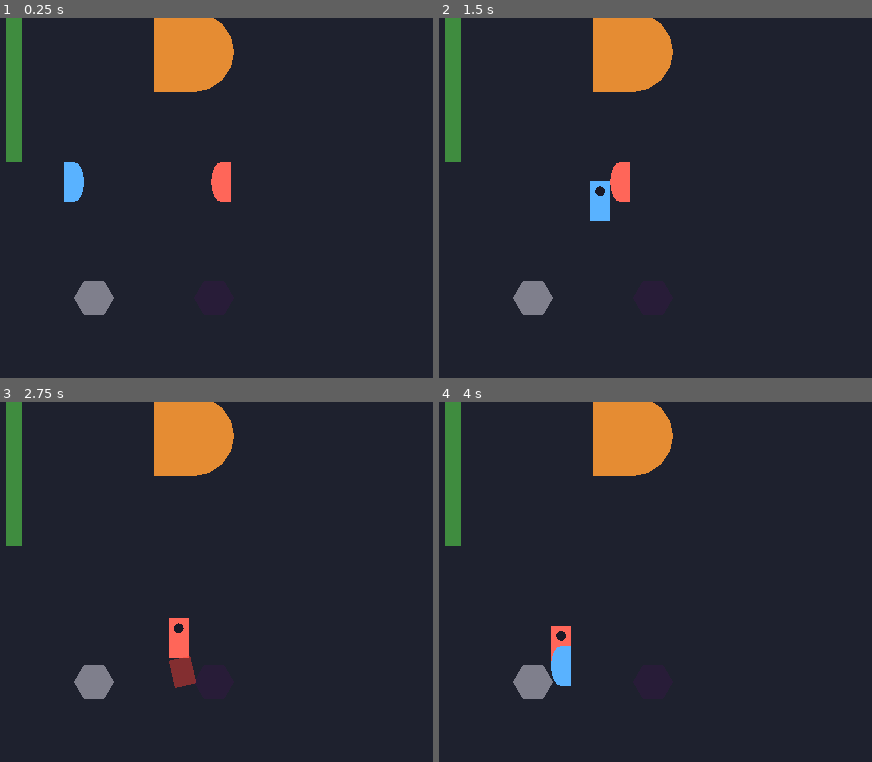
Above: before the commit, frames 1-4 (two rows, left to right).
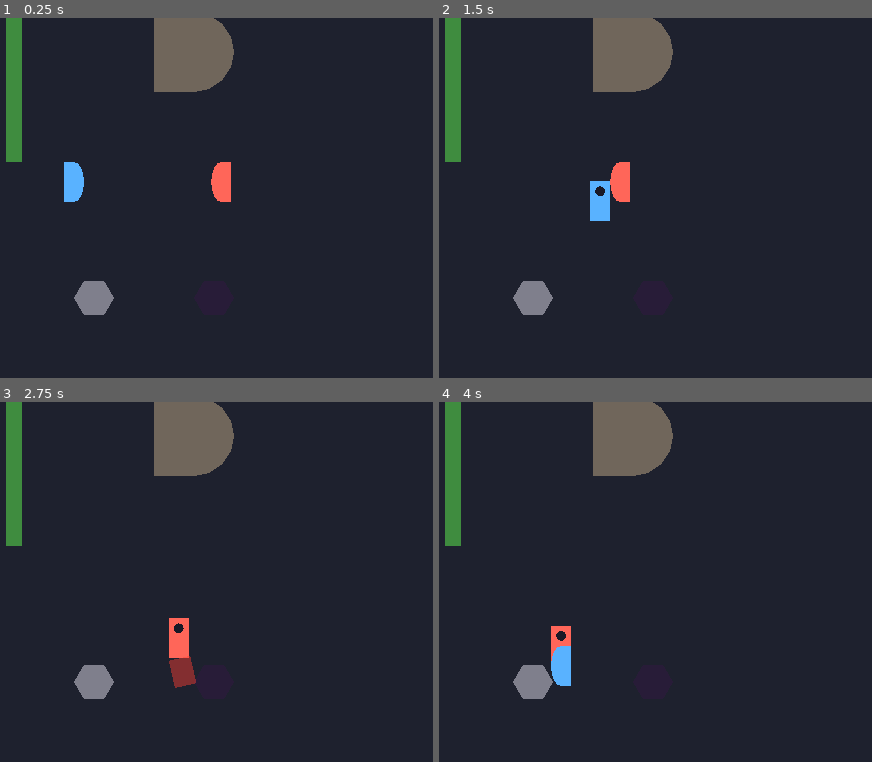
Above: after the commit, the same moments.

Repository: edgarsdzgz/kenslash
Game: Godot game, scene res://main.tscn
Two runs of this game, one before a commit and one after it. Both use one fixed random seed, a clock stepped at 60 frames per second and the inputs below. This scene is started directly instead of the project's main scene.
Inputs (mouse positions are in pixels of both pictures, inside the frame that each line leads up to):
- Up to frame 1 (0.25 s): no input
- Up to frame 2 (1.5 s): tap Enter at 0.5 s; move the mouse to (733, 180) at 0.52 s; hold D (move_right) 0.53-1.28 s; click (733, 180) at 0.6 s; tap Space (dodge) at 0.8, 1.35 s; move the mouse to (464, 216) at 1.27 s; hold S (move_down) from 1.28 s (still down)
- Up to frame 3 (2.75 s): click (25, 600) at 1.55 s; move the mouse to (216, 502) at 2.02 s; release S (move_down) at 2.03 s; hold D (move_right) from 2.03 s (still down); click (216, 502) at 2.1 s; tap Space (dodge) at 2.3 s
- Up to frame 4 (4 s): move the mouse to (560, 654) at 2.77 s; release D (move_right) at 2.78 s; hold W (move_up) 2.78-3.53 s; tap Space (dodge) at 2.85, 3.8 s; click (560, 654) at 3.05 s; move the mouse to (785, 636) at 3.52 s; hold A (move_left) from 3.53 s (still down); hold Shift (sprint) from 3.53 s (still down)

The runs differ from the first frame. In frame 1, 3.4% of the frame differs, in the area x 35-55%, y 0-21%; in frame 2, 3.4%; in frame 3, 3.4%; in frame 4, 3.4%.

Commit message:
feat: enemy roster P1 -- shared tech + Elephant-Tank (docile brute)
enemy.gd stays the shared BASE (+ the chaser, byte-unchanged) and gains reusable tech: telegraph_windup() (awaitable wind-up before a committed hitbox goes live), the de-aggro clock, and telegraph_time/deaggro_time exports. New tank.gd (class_name Tank extends Enemy, dummy.tscn now uses it): GRAZE (watches but ignores the player) -> provoke on hit_taken -> ENRAGED (slow relentless pursuit + a telegraphed 0.9s brutal stomp, atk 4 / knockback 620) -> de-aggro past the leash -> CALM -> GRAZE. The  pin is honored so the durability legs keep landing fixed-spot hits and leg h stays solid; the dummy's combat/durability stats (HP12/def4/hardness7/armor3) are KEPT (they ARE the 'very high DEF' intent), so every durability assertion holds unchanged. 256 -> 264 assertions. Base+subclass so Phase 2's Swordsman plugs in the same way. No player/main/combat/world/HUD/chaser change.

Diff:
--- a/enemy/dummy.tscn
+++ b/enemy/dummy.tscn
@@ -1,6 +1,6 @@
 [gd_scene load_steps=8 format=4]
 
-[ext_resource type="Script" path="res://enemy/enemy.gd" id="1_enemy"]
+[ext_resource type="Script" path="res://enemy/tank.gd" id="1_tank"]
 [ext_resource type="PackedScene" path="res://components/health_component.tscn" id="2_health"]
 [ext_resource type="Script" path="res://components/hurtbox.gd" id="3_hurtbox"]
 [ext_resource type="Script" path="res://components/hitbox.gd" id="4_hitbox"]
@@ -13,20 +13,26 @@
 size = Vector2(80, 80)
 
 [sub_resource type="RectangleShape2D" id="RectangleShape2D_atk"]
-size = Vector2(28, 22)
+size = Vector2(60, 48)
 
 [node name="Dummy" type="CharacterBody2D"]
 collision_layer = 4
 collision_mask = 3
-script = ExtResource("1_enemy")
+script = ExtResource("1_tank")
 stationary = true
+detection_range = 320.0
+attack_range = 70.0
+move_speed = 28.0
+attack_duration = 0.2
+attack_cooldown = 1.6
+telegraph_time = 0.9
 
 [node name="Body" type="Polygon2D" parent="."]
-color = Color(0.9, 0.55, 0.2, 1)
+color = Color(0.44, 0.4, 0.36, 1)
 polygon = PackedVector2Array(-40, -76, 0, -76, 15.3, -72.96, 28.28, -64.28, 36.96, -51.3, 40, -36, 36.96, -20.7, 28.28, -7.72, 15.3, 0.96, 0, 4, -40, 4)
 
 [node name="Face" type="Polygon2D" parent="Body"]
-color = Color(0.1, 0.1, 0.15, 1)
+color = Color(0.1, 0.1, 0.12, 1)
 polygon = PackedVector2Array(10, -52, 8.66, -47, 5, -43.34, 0, -42, -5, -43.34, -8.66, -47, -10, -52, -8.66, -57, -5, -60.66, 0, -62, 5, -60.66, 8.66, -57)
 visible = false
 
@@ -59,19 +65,19 @@
 monitoring = false
 monitorable = true
 script = ExtResource("4_hitbox")
-atk = 1
-knockback = 150.0
+atk = 4
+knockback = 620.0
 
 [node name="CollisionShape2D" type="CollisionShape2D" parent="AttackHitbox"]
-position = Vector2(24, 0)
+position = Vector2(44, 0)
 shape = SubResource("RectangleShape2D_atk")
 disabled = true
 
 [node name="AttackVisual" type="Polygon2D" parent="AttackHitbox"]
 z_index = 11
-position = Vector2(24, 0)
+position = Vector2(44, 0)
 color = Color(1, 0.25, 0.2, 0.45)
-polygon = PackedVector2Array(-14, -11, 14, -11, 14, 11, -14, 11)
+polygon = PackedVector2Array(-30, -24, 30, -24, 30, 24, -30, 24)
 visible = false
 
 [node name="Armor" type="Node" parent="."]
--- a/enemy/enemy.gd
+++ b/enemy/enemy.gd
@@ -11,6 +11,12 @@
 ## to the node-based FSM (StateMachine node + one State child per state).
 
 enum State { IDLE, CHASE, ATTACK }
+
+## Shared telegraph tint (design-enemies.md "Telegraph -> strike"): the readable amber warning
+## an attack pulses on its Body during a wind-up, before its hitbox goes live. Amber so it reads
+## apart from the white hit-flash and the reddish AttackVisual. Reused by every telegraphed
+## attack (the Tank's stomp now; the Charger's wind-up in a later phase).
+const TELEGRAPH_COLOR: Color = Color(1.0, 0.75, 0.15, 1.0)
 
 ## Player is noticed (IDLE -> CHASE) once inside this radius, in pixels.
 @export var detection_range: float = 180.0
@@ -39,6 +45,14 @@
 ## exists; a bare flesh enemy has no armor and its Hurtbox keeps its scene values.
 @export var flesh_def: int = 1
 @export var flesh_hardness: int = 2
+## Shared aggro knobs (design-enemies.md "Aggro / provoke states") -- the fairness backbone reused
+## by every PASSIVE enemy type (the Tank now; Charger/Spitter later). The IDLE/CHASE/ATTACK chaser
+## predates the passive model and leaves them unused, so setting them here is inert for enemy.tscn.
+## Seconds of readable wind-up a telegraphed strike plays before its hitbox goes live.
+@export var telegraph_time: float = 0.9
+## Seconds a provoked passive type stays hostile with NO new hit AND the target out of leash range
+## before it calms back to its passive state. See tick_deaggro().
+@export var deaggro_time: float = 6.0
 
 ## Set true the instant the enemy dies. A headless test reads this instead of
 ## racing queue_free()'s deferred deletion.
@@ -65,6 +79,9 @@
 var _move_velocity: Vector2 = Vector2.ZERO
 ## Decaying knockback impulse, added on top of movement.
 var _knockback: Vector2 = Vector2.ZERO
+## Shared de-aggro clock (design-enemies.md): time accumulated with the target continuously out of
+## contact. Reset on every new hit / in-contact frame; drives the calm-down. See tick_deaggro().
+var _deaggro_elapsed: float = 0.0
 
 @onready var _body: Polygon2D = $Body
 ## The DOWN-facing "face" circle, a child of Body so it rides its visibility + modulate.
@@ -214,6 +231,42 @@
 	_on_cooldown = false
 
 
+## Shared telegraph -> strike backbone (design-enemies.md). Pulse the Body to the amber warning
+## tint and back over `duration` seconds -- a readable wind-up any COMMITTED attack plays before
+## its hitbox goes live -- then return so the caller strikes. Awaitable: a subclass does
+## `await telegraph_windup(telegraph_time)` and only THEN enables its AttackHitbox, so the player
+## always gets a fair "tell". Reused by the Tank's stomp now (and the Charger's wind-up later).
+## Restores WHITE on completion; a zero/negative duration is a no-op (fires with no wind-up).
+func telegraph_windup(duration: float) -> void:
+	if duration <= 0.0 or not is_instance_valid(_body):
+		return
+	var warn: Tween = create_tween()
+	warn.tween_property(_body, "modulate", TELEGRAPH_COLOR, duration * 0.5)
+	warn.tween_property(_body, "modulate", Color.WHITE, duration * 0.5)
+	await get_tree().create_timer(duration).timeout
+	if is_instance_valid(_body):
+		_body.modulate = Color.WHITE
+
+
+## Shared de-aggro clock (design-enemies.md "Aggro / provoke states"). A provoked passive type
+## calls this each physics frame with whether the target is still in CONTACT (in leash range this
+## frame, OR hit this frame -- provoke() zeroes the clock). While in contact the clock stays 0;
+## once the target is continuously out of contact for `deaggro_time`, it returns true, signalling
+## the subclass to drop back to its passive state. Reusable by any passive type; the chaser never
+## calls it.
+func tick_deaggro(delta: float, in_contact: bool) -> bool:
+	if in_contact:
+		_deaggro_elapsed = 0.0
+		return false
+	_deaggro_elapsed += delta
+	return _deaggro_elapsed >= deaggro_time
+
+
+## Zero the de-aggro clock (a fresh provoke / new hit restarts the calm-down countdown).
+func reset_deaggro() -> void:
+	_deaggro_elapsed = 0.0
+
+
 ## Armor durability hit 0: the plate is gone. Drop the Hurtbox to the flesh baseline
 ## so both HP mitigation (def) and hardness fall -- softer hits from here on.
 func _on_armor_broke() -> void:
@@ -285,4 +338,4 @@
 	if is_instance_valid(self):
 		queue_free()
 
-# Verified against: Godot 4.7.1 (2026-07-18)
+# Verified against: Godot 4.7.1 (2026-07-19)
--- /dev/null
+++ b/enemy/tank.gd
@@ -0,0 +1,168 @@
+class_name Tank
+extends Enemy
+## The Elephant-Tank (design-enemies.md "1. Elephant-Tank") -- a docile brute reworked from the
+## training dummy. "Don't poke the bear": it ignores the player until struck, then wakes into a
+## slow, relentless, brutally-telegraphed pursuit, and calms down again once left alone.
+##
+## FSM (its OWN, distinct from the base IDLE/CHASE/ATTACK chaser): GRAZE -> ENRAGED -> CALM -> GRAZE.
+##   * GRAZE (default): turns to watch the nearest player but NEVER approaches or strikes it. The
+##     "walk right past it" docility -- only a hit changes that.
+##   * ENRAGED: entered by provoke() on ANY hit (hurtbox.hit_taken -> _on_hit_taken). Pursues at a
+##     VERY slow move_speed and, in reach, throws a heavily TELEGRAPHED stomp (long wind-up -> a
+##     brutal, huge-knockback hit that launches the player).
+##   * CALM: entered when de-aggro fires (no new hit for deaggro_time AND target out of leash
+##     range). Settles for calm_settle_time, then drops back to GRAZE.
+##
+## ARCHITECTURE (Phase 1 of the enemy roster): this is a SUBCLASS of Enemy. The base owns the shared
+## tech -- HealthComponent/Hurtbox, movement + knockback + _apply_motion, flash, death lurch, the
+## four-facing Avatar, target resolve, the telegraph_windup() helper, and the tick_deaggro() clock.
+## The Tank supplies only its per-type AI here by overriding _physics_process + _on_hit_taken. Phase
+## 2's Swordsman will plug in the SAME way (its own subclass, or a rework of the chaser FSM in
+## enemy.gd), reusing telegraph_windup() + the provoke/de-aggro backbone.
+##
+## The training-dummy PIN is preserved verbatim: with `stationary = true` (dummy.tscn) the tank holds
+## position and never faces / pursues / stomps -- so the durability-system test legs land repeated
+## fixed-spot hits and leg h stays a solid body. Its combat/durability/health stats are UNCHANGED
+## from the old dummy (def 4, armor 3, hardness 7, HP 12), so those legs' exact numbers still hold.
+
+## The Tank's three behaviour states. Named apart from the base `State` enum so the two FSMs never
+## clash (the base one is unused here -- _physics_process is fully overridden).
+enum TankState { GRAZE, ENRAGED, CALM }
+
+## Settle time in CALM before returning to GRAZE, in seconds. The other Tank knobs reuse the base
+## exports: move_speed (pursuit -- set VERY slow), attack_range (stomp reach), attack_duration
+## (stomp active window), attack_cooldown (between stomps), telegraph_time (stomp wind-up),
+## detection_range (the de-aggro LEASH: ENRAGED persists while the target stays inside it),
+## deaggro_time (calm-down delay). ATK + knockback are authored on the AttackHitbox in the scene.
+@export var calm_settle_time: float = 0.6
+
+var _tank_state: TankState = TankState.GRAZE
+## True only during a stomp's wind-up (telegraph playing, hitbox still cold). Read by the Tank test
+## to prove the wind-up precedes the damaging hit, and used to hold position mid-telegraph.
+var _telegraphing: bool = false
+var _calm_elapsed: float = 0.0
+
+
+## Per-frame AI. Fully replaces the base chaser loop with the GRAZE/ENRAGED/CALM machine. Honors the
+## same `stationary` pin as the base (identical hold-position + knockback-bleed early-out), so a
+## pinned Tank is a byte-for-byte stand-in for the old dummy in the shared test fixture.
+func _physics_process(delta: float) -> void:
+	if is_dead:
+		return
+
+	if stationary:
+		# Pinned fixture (dummy.tscn): hold position, bleed knockback only. No facing, no pursuit,
+		# no stomp -- the exact base-dummy behaviour the durability legs and leg h depend on.
+		_move_velocity = _move_velocity.move_toward(Vector2.ZERO, friction * delta)
+		_apply_motion(delta)
+		return
+
+	_resolve_target()
+	if _target == null:
+		# No player in the tree: coast to a stop, hold GRAZE.
+		_move_velocity = _move_velocity.move_toward(Vector2.ZERO, friction * delta)
+		_apply_motion(delta)
+		return
+
+	var to_target: Vector2 = _target.global_position - global_position
+	var dist: float = to_target.length()
+	if dist > 0.001:
+		_facing = to_target / dist
+	if _facing.x > 0.0:
+		_side_facing = 1
+	elif _facing.x < 0.0:
+		_side_facing = -1
+	# Facing + Avatar track in EVERY state (a grazing beast still turns to watch you). The four-
+	# facing look is driven here, before the FSM decides movement -- same rule as the base chaser.
+	_avatar.update(_facing, _side_facing)
+
+	match _tank_state:
+		TankState.GRAZE:
+			# Docile: ignore the player for movement/attack entirely. Just bleed to a stop.
+			_move_velocity = _move_velocity.move_toward(Vector2.ZERO, friction * delta)
+		TankState.ENRAGED:
+			# Slow, relentless pursuit; stomp when in reach.
+			if dist <= attack_range:
+				_move_velocity = Vector2.ZERO
+				if not _attacking and not _on_cooldown and not _telegraphing:
+					stomp()
+			else:
+				_move_velocity = _move_velocity.move_toward(_facing * move_speed, acceleration * delta)
+			# Calm down after deaggro_time with no new hit AND the target beyond the leash
+			# (detection_range). Never mid-attack -- a committed stomp always finishes first.
+			var in_leash: bool = dist <= detection_range
+			if not _attacking and not _telegraphing and tick_deaggro(delta, in_leash):
+				_tank_state = TankState.CALM
+				_calm_elapsed = 0.0
+				print("[tank] calmed -> CALM (settling back to GRAZE)")
+		TankState.CALM:
+			# Brief settle, then back to docile GRAZE.
+			_move_velocity = _move_velocity.move_toward(Vector2.ZERO, friction * delta)
+			_calm_elapsed += delta
+			if _calm_elapsed >= calm_settle_time:
+				_tank_state = TankState.GRAZE
+
+	_apply_motion(delta)
+
+
+## Provoke on ANY hit: keep the base knockback + death-lurch latching, then wake the brute. A hit
+## while already ENRAGED just refreshes the de-aggro clock, so sustained fighting never lets it calm.
+func _on_hit_taken(hitbox: Hitbox) -> void:
+	super._on_hit_taken(hitbox)
+	provoke()
+
+
+## Turn hostile (GRAZE/CALM -> ENRAGED) and restart the calm-down countdown. Public so a hit -- or a
+## test -- can wake it deterministically. Reuses the base de-aggro clock (reset_deaggro()).
+func provoke() -> void:
+	reset_deaggro()
+	if _tank_state != TankState.ENRAGED:
+		_tank_state = TankState.ENRAGED
+		print("[tank] provoked -> ENRAGED")
+
+
+## The telegraphed stomp (design-enemies.md): a long, readable wind-up with NO live hitbox
+## (telegraph_windup), THEN the AttackHitbox goes live for attack_duration -- a brutal, huge-
+## knockback hit that launches the player -- then a slow cooldown. Only ENRAGED calls it. Reuses the
+## base AttackHitbox nodes; its brutal ATK + knockback are authored on that hitbox in the scene.
+## Callable directly (the Tank test invokes it to prove the wind-up precedes the damaging hit).
+func stomp() -> void:
+	if _attacking or _on_cooldown or _telegraphing or is_dead:
+		return
+	# Aim the stomp at the target as the wind-up begins.
+	if _target != null and is_instance_valid(_target):
+		var to_target: Vector2 = _target.global_position - global_position
+		if to_target.length() > 0.001:
+			_facing = to_target.normalized()
+	_attack_hitbox.rotation = _facing.angle()
+	_move_velocity = Vector2.ZERO
+
+	# WIND-UP: the fair warning. Hitbox stays cold for the whole telegraph.
+	_telegraphing = true
+	await telegraph_windup(telegraph_time)
+	if not is_instance_valid(self) or is_dead:
+		_telegraphing = false
+		return
+	_telegraphing = false
+
+	# STRIKE: hitbox live for the window -> the launch.
+	_attacking = true
+	_attack_shape.disabled = false
+	_attack_visual.visible = true
+	await get_tree().create_timer(attack_duration).timeout
+	if not is_instance_valid(self):
+		return
+	if is_instance_valid(_attack_shape):
+		_attack_shape.disabled = true
+	if is_instance_valid(_attack_visual):
+		_attack_visual.visible = false
+	_attacking = false
+
+	# RECOVERY: slow cooldown between stomps.
+	_on_cooldown = true
+	await get_tree().create_timer(attack_cooldown).timeout
+	if not is_instance_valid(self):
+		return
+	_on_cooldown = false
+
+# Verified against: Godot 4.7.1 (2026-07-19)
--- a/tests/smoke_slash.gd
+++ b/tests/smoke_slash.gd
@@ -124,8 +124,11 @@
 	# --- Player controls: stamina + sprint + dodge (self-contained: own players/enemies remote) ---
 	await TestControls.new().run(ctx)
 
+	# --- Elephant-Tank behaviour: GRAZE/ENRAGED/CALM + telegraphed stomp (self-contained, remote) ---
+	await TestTank.new().run(ctx)
+
 	if ctx.all_pass:
-		print("[PASS] smoke_slash: combat + combo + death + bodies + input seam + durability + streaming + playable + hud + encumbrance + harvest + pickup + lifetime + drop-persist + forage + pebble + controls -- all passed")
+		print("[PASS] smoke_slash: combat + combo + death + bodies + input seam + durability + streaming + playable + hud + encumbrance + harvest + pickup + lifetime + drop-persist + forage + pebble + controls + tank -- all passed")
 		quit(0)
 	else:
 		_fail("one or more assertions failed")
--- /dev/null
+++ b/tests/test_tank.gd
@@ -0,0 +1,159 @@
+class_name TestTank extends RefCounted
+## Elephant-Tank behaviour (design-enemies.md "1. Elephant-Tank"), Phase 1 of the enemy roster.
+## Self-contained and DETERMINISTIC: it spawns its own Tank (enemy/dummy.tscn, now driven by
+## tank.gd) plus a stand-in player target at REMOTE coords, sets tank._target directly (so the
+## shared main.tscn player in the "player" group is never picked), and steps physics frames -- no
+## keyboard, no reliance on the shared fixture. Legs:
+##   a. GRAZE ignores a nearby player -- stays GRAZE, does not approach it, does not attack.
+##   b. A hit (provoke) flips it to ENRAGED and it now SLOWLY pursues (closes distance).
+##   c. De-aggro: with no new hit AND the target out of leash range it settles back to GRAZE.
+##   d. The stomp is TELEGRAPHED (a wind-up with a COLD hitbox precedes the damaging hit) and, when
+##      it lands, deals its brutal damage + huge knockback that launches the target.
+## Registered in tests/smoke_slash.gd after the other self-contained modules.
+
+## The Tank scene doubles as the durability fixture; instance it for the free behaviour Tank too.
+const TANK_SCENE_PATH: String = "res://enemy/dummy.tscn"
+const PLAYER_SCENE_PATH: String = "res://player/player.tscn"
+
+
+func run(ctx: TestContext) -> void:
+	print("[tank] --- Elephant-Tank GRAZE/ENRAGED/CALM + telegraphed stomp (design-enemies.md) ---")
+	var tank_scene: PackedScene = load(TANK_SCENE_PATH)
+	var player_scene: PackedScene = load(PLAYER_SCENE_PATH)
+	if tank_scene == null or player_scene == null:
+		ctx.check(false, "", "tank/player scene failed to load (test_tank)")
+		return
+
+	await _graze_ignores(ctx, tank_scene, player_scene)
+	await _provoke_pursues(ctx, tank_scene, player_scene)
+	await _deaggro_calms(ctx, tank_scene, player_scene)
+	await _stomp_telegraphed(ctx, tank_scene, player_scene)
+
+
+## a. GRAZE (default) ignores the player entirely: watches it but never approaches or strikes.
+func _graze_ignores(ctx: TestContext, tank_scene: PackedScene, player_scene: PackedScene) -> void:
+	var tank: Tank = _spawn_tank(ctx, tank_scene, Vector2(40000, 40000))
+	var target: Node2D = _spawn_player(ctx, player_scene, Vector2(40050, 40000))
+	tank._target = target
+	await ctx.tree.physics_frame
+	var dist_before: float = tank.global_position.distance_to(target.global_position)
+	for _i in range(24):
+		await ctx.tree.physics_frame
+	var dist_after: float = tank.global_position.distance_to(target.global_position)
+	ctx.check(tank._tank_state == Tank.TankState.GRAZE and not tank._attacking and not tank._telegraphing
+			and dist_after >= dist_before - 1.0,
+		"GRAZE ignores a nearby player: stays GRAZE, does not approach (dist " + str(int(dist_before)) + " -> " + str(int(dist_after)) + "), no attack",
+		"GRAZE did not ignore the player (state=" + str(tank._tank_state) + " attacking=" + str(tank._attacking) + " dist " + str(int(dist_before)) + " -> " + str(int(dist_after)) + ")")
+	tank.queue_free()
+	target.queue_free()
+	await ctx.settle_idle()
+
+
+## b. provoke() (as a hit would) flips GRAZE -> ENRAGED, and it then pursues the target -- slowly
+## but relentlessly closing the gap.
+func _provoke_pursues(ctx: TestContext, tank_scene: PackedScene, player_scene: PackedScene) -> void:
+	var tank: Tank = _spawn_tank(ctx, tank_scene, Vector2(42000, 42000))
+	var target: Node2D = _spawn_player(ctx, player_scene, Vector2(42200, 42000))  # in leash (320), out of reach (70)
+	tank._target = target
+	await ctx.tree.physics_frame
+	tank.provoke()
+	ctx.check(tank._tank_state == Tank.TankState.ENRAGED,
+		"a hit (provoke) wakes the brute: GRAZE -> ENRAGED",
+		"provoke did not enrage the tank (state=" + str(tank._tank_state) + ")")
+	var dist_before: float = tank.global_position.distance_to(target.global_position)
+	for _i in range(40):
+		await ctx.tree.physics_frame
+	var dist_after: float = tank.global_position.distance_to(target.global_position)
+	ctx.check(dist_after < dist_before - 2.0 and tank._tank_state == Tank.TankState.ENRAGED,
+		"ENRAGED tank slowly pursues the player (dist " + str(int(dist_before)) + " -> " + str(int(dist_after)) + ")",
+		"ENRAGED tank did not pursue (dist " + str(int(dist_before)) + " -> " + str(int(dist_after)) + " state=" + str(tank._tank_state) + ")")
+	tank.queue_free()
+	target.queue_free()
+	await ctx.settle_idle()
+
+
+## c. De-aggro: once ENRAGED, with NO new hit and the target driven beyond the leash range for
+## deaggro_time, it passes through CALM and returns to GRAZE (timings shrunk for a fast, deterministic
+## check).
+func _deaggro_calms(ctx: TestContext, tank_scene: PackedScene, player_scene: PackedScene) -> void:
+	var tank: Tank = _spawn_tank(ctx, tank_scene, Vector2(44000, 44000))
+	var target: Node2D = _spawn_player(ctx, player_scene, Vector2(44100, 44000))
+	tank._target = target
+	tank.deaggro_time = 0.1     # shrink the calm-down delay for the test
+	tank.calm_settle_time = 0.05
+	await ctx.tree.physics_frame
+	tank.provoke()
+	ctx.check(tank._tank_state == Tank.TankState.ENRAGED,
+		"tank enraged before the de-aggro check",
+		"tank not enraged before de-aggro (state=" + str(tank._tank_state) + ")")
+	# Player flees far beyond the leash (detection_range 320); no further hits land.
+	target.global_position = Vector2(60000, 60000)
+	for _i in range(30):
+		await ctx.tree.physics_frame
+	ctx.check(tank._tank_state == Tank.TankState.GRAZE,
+		"de-aggro: no new hit + target out of range settled the tank back to GRAZE",
+		"tank did not calm back to GRAZE (state=" + str(tank._tank_state) + ")")
+	tank.queue_free()
+	target.queue_free()
+	await ctx.settle_idle()
+
+
+## d. The telegraphed stomp: a readable wind-up with a COLD hitbox precedes the damaging hit, then
+## the strike deals brutal damage + huge knockback. Driven by a DIRECT stomp() call on a pinned tank
+## for deterministic timing (telegraph_time shrunk); knockback is captured on the target Hurtbox's
+## hit_taken (the exact hit frame, before it decays).
+func _stomp_telegraphed(ctx: TestContext, tank_scene: PackedScene, player_scene: PackedScene) -> void:
+	var tank: Tank = _spawn_tank(ctx, tank_scene, Vector2(46000, 46000))
+	tank.stationary = true         # pin: only the direct stomp() acts, no auto-AI interference
+	tank.telegraph_time = 0.15     # shrink the wind-up for a fast check
+	var target: Player = _spawn_player(ctx, player_scene, Vector2(46050, 46000)) as Player
+	tank._target = target
+	var target_health: HealthComponent = target.get_node("HealthComponent") as HealthComponent
+	var target_hurtbox: Hurtbox = target.get_node("Hurtbox") as Hurtbox
+	await ctx.tree.physics_frame
+
+	var hp_before: int = target_health.current_health
+	var hit_knockback: Array = [0.0]
+	var on_hit: Callable = func(_hb: Hitbox) -> void: hit_knockback[0] = target._knockback.length()
+	target_hurtbox.hit_taken.connect(on_hit)
+
+	tank.stomp()  # fire the stomp coroutine; do NOT await -- sample the wind-up first
+	await ctx.tree.physics_frame
+	await ctx.tree.physics_frame  # ~0.033s < telegraph_time 0.15 -> still winding up
+	ctx.check(tank._telegraphing and tank._attack_shape.disabled and target_health.current_health == hp_before,
+		"stomp WIND-UP: telegraphing with a COLD hitbox (no damage yet during the tell)",
+		"stomp had no cold wind-up (telegraphing=" + str(tank._telegraphing) + " shape_disabled=" + str(tank._attack_shape.disabled) + " hp " + str(hp_before) + " -> " + str(target_health.current_health) + ")")
+
+	for _i in range(24):  # let the wind-up (0.15s) + strike window (0.2s) elapse
+		await ctx.tree.physics_frame
+	target_hurtbox.hit_taken.disconnect(on_hit)
+	ctx.check(target_health.current_health < hp_before,
+		"the stomp LANDED brutal damage when it struck (" + str(hp_before) + " -> " + str(target_health.current_health) + ")",
+		"the stomp dealt no damage (" + str(hp_before) + " -> " + str(target_health.current_health) + ")")
+	ctx.check(hit_knockback[0] > 0.0,
+		"the stomp LAUNCHED the target with huge knockback (impulse " + str(int(hit_knockback[0])) + ")",
+		"the stomp applied no knockback (impulse " + str(hit_knockback[0]) + ")")
+	tank.queue_free()
+	target.queue_free()
+	await ctx.settle_idle()
+
+
+## Instantiate a behaviour Tank (non-stationary by default so its FSM runs) at `at`.
+func _spawn_tank(ctx: TestContext, scene: PackedScene, at: Vector2) -> Tank:
+	var tank: Tank = scene.instantiate() as Tank
+	tank.stationary = false
+	ctx.tree.root.add_child(tank)
+	tank.global_position = at
+	return tank
+
+
+## Instantiate a magnet-off Player (a stand-in target with a real Hurtbox + Health + knockback) at
+## `at`. pickup_radius 0 so it never auto-collects; input_override left null so it never self-moves.
+func _spawn_player(ctx: TestContext, scene: PackedScene, at: Vector2) -> Node2D:
+	var p: Player = scene.instantiate() as Player
+	p.pickup_radius = 0.0
+	ctx.tree.root.add_child(p)
+	p.global_position = at
+	return p
+
+# Verified against: Godot 4.7.1 (2026-07-19)
Not shown, added: enemy/tank.gd.uid
Not shown, added: tests/test_tank.gd.uid
